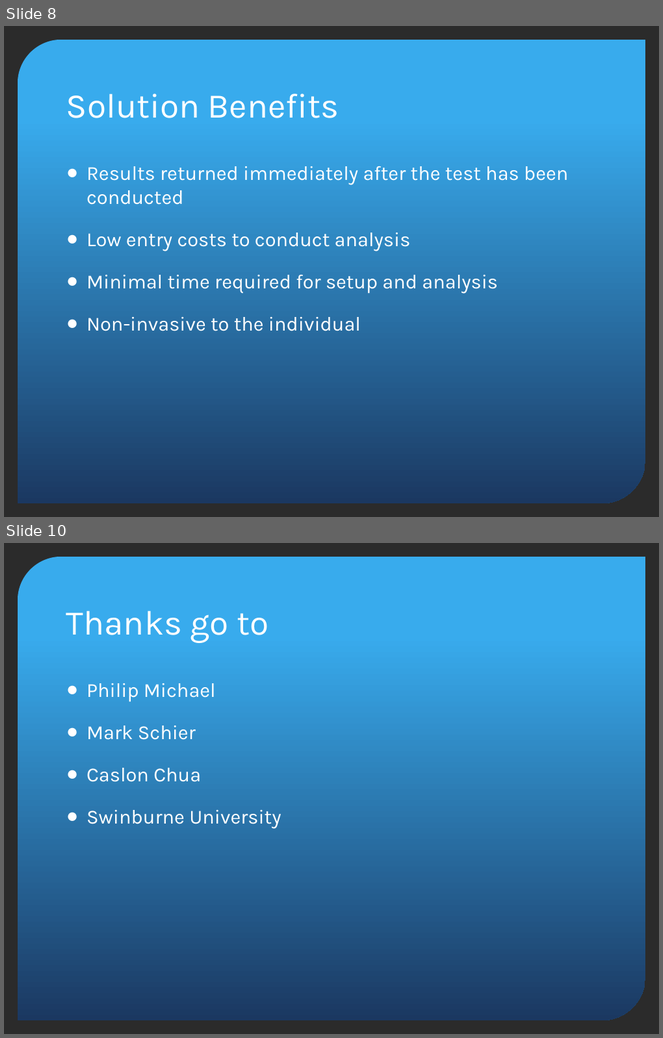
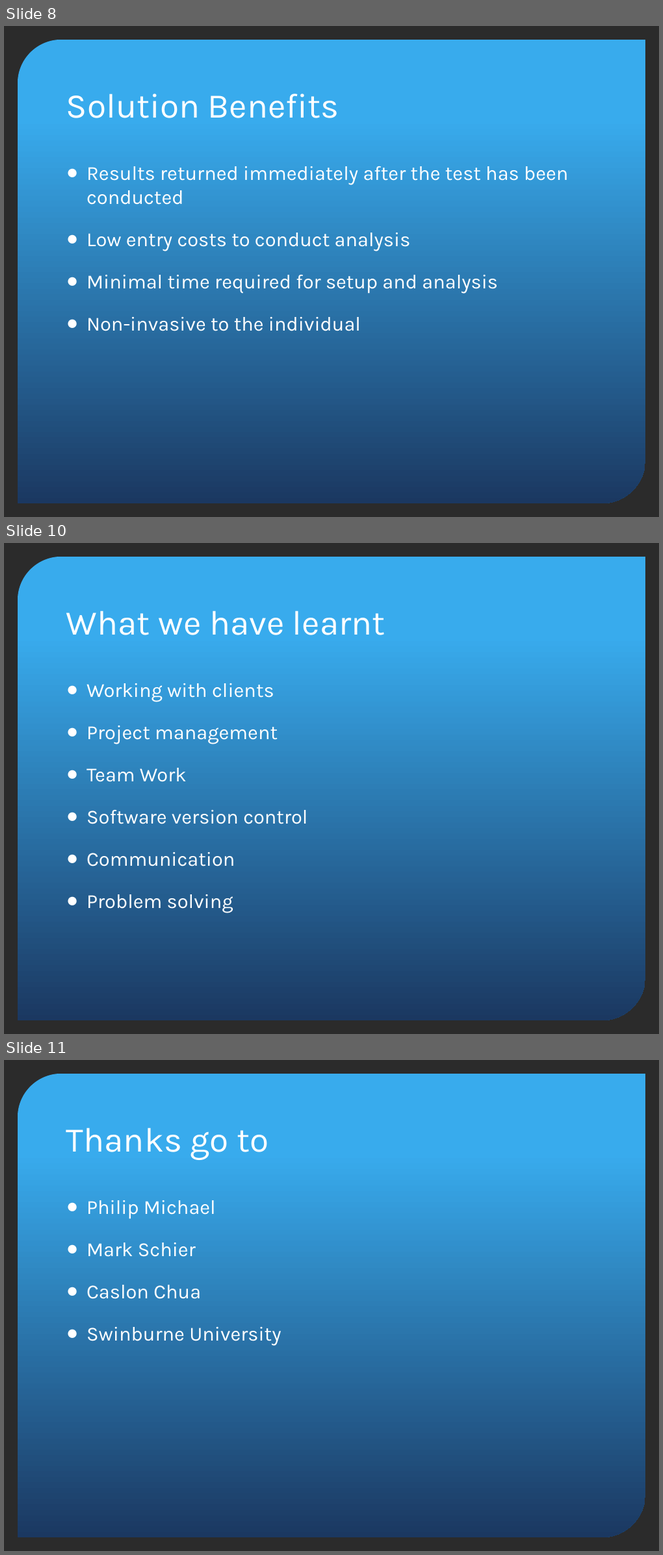
Before and after one commit to ngokylan/Leap-Motion, a slide deck: Final Submission/Appendices/19 - Presentations/Week 12.pptx. Shown one above the other, each under a label of ours: slides 8 and 10 before the commit, slides 8, 10 and 11 after it; the slides between them are not shown. The pictures are 663x1038 and 663x1555 pixels, drawn with LibreOffice and Linux fonts; fonts in the diff are those of the drawing; background and template pictures are left out; a plain dark background stands for a picture behind light text. Boxes give left, top, right and bottom in pixels: in the first picture for what was removed or moved away, otherwise in the second. Text is boxed around its words. In the diff, an @@ line names an element or a change of style, - is before the commit and + after.

```diff
--- a/Final Submission/Appendices/19 - Presentations/Week 12.pptx
+++ b/Final Submission/Appendices/19 - Presentations/Week 12.pptx
@@ slide 10 added at <box>4,543,659,1034</box>, background picture (left out); not listed: 1 template element that a slide beside it also shows @@
@@ title added at <box>66,611,386,635</box>, 38 pt, text #FFFFFF @@
+What we have learnt
@@ text added at <box>87,683,308,913</box>, 22 pt, text #FFFFFF @@
+● Working with clients
+● Project management
+● Team Work
+● Software version control
+● Communication
+● Problem solving
@@ what was slide 10 is now slide 11 @@
```
Also in this commit, not shown: 2 slides changed, 1 other file.
